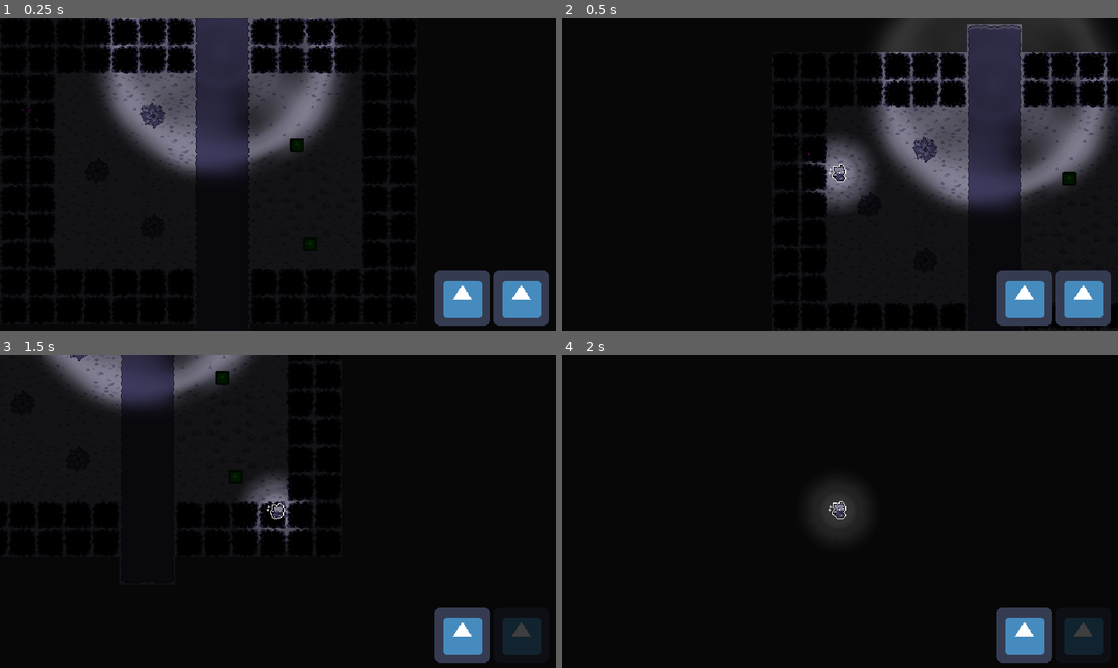
Above: before the commit, frames 1-4 (two rows, left to right).
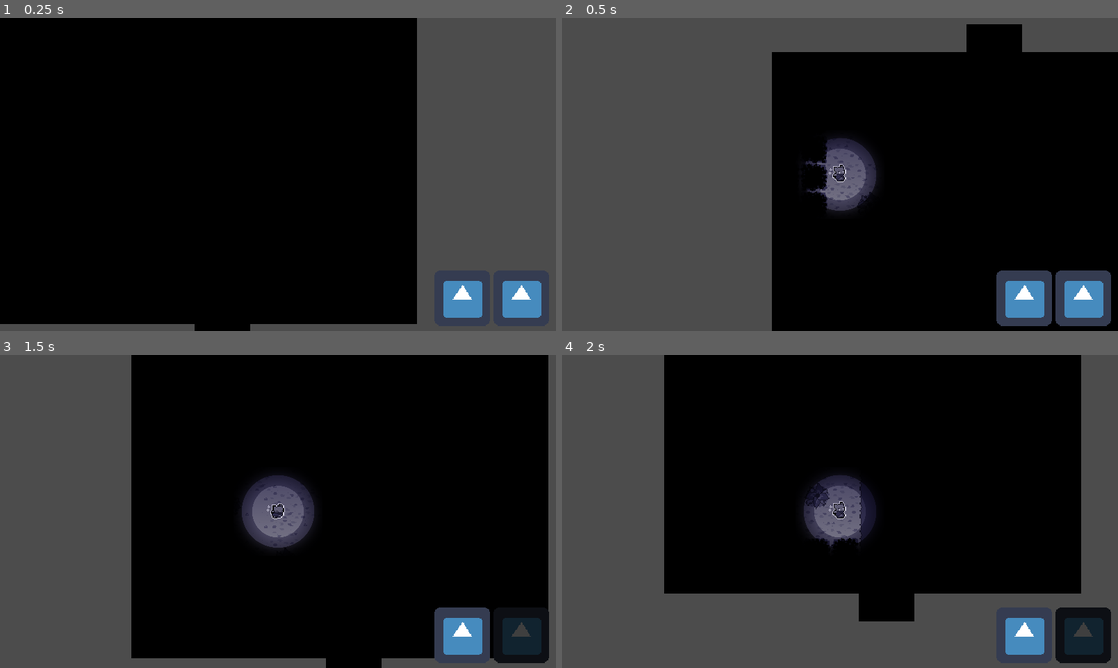
Above: after the commit, the same moments.

Repository: MNchino/LD2022
Game: Godot game, scene res://Playspace.tscn
Same seed, same stepped clock (60 frames per second), same inputs: the game is played once before the commit and once after it. The engine's default icon, where the game draws it, is replaced by a stand-in: a white triangle on a blue panel in a dark square.
Inputs (mouse positions are in pixels of both pictures, inside the frame that each line leads up to):
- Up to frame 1 (0.25 s): no input
- Up to frame 2 (0.5 s): no input
- Up to frame 3 (1.5 s): move the mouse to (400, 495) at 0.52 s; press the mouse at (400, 495) at 0.53 s; hold D (game_right) 0.53-1.28 s; move the mouse to (166, 527) at 1.27 s; release the mouse at (166, 527) at 1.28 s; hold S (game_down) from 1.28 s (still down); tap Shift (game_dash) at 1.35 s
- Up to frame 4 (2 s): keep holding S (game_down)

The runs differ from the first frame. In frame 1, 39% of the frame differs, in the area x 0-100%, y 0-100%; in frame 2, 61%; in frame 3, 31%; in frame 4, 40%.

Commit message:
player balancing

Diff:
--- a/The Entity/Level/Glowberry/Glowberry.gd
+++ b/The Entity/Level/Glowberry/Glowberry.gd
@@ -9,6 +9,8 @@
 
 	active = true
 	$AnimationPlayer.play("LightUp")
+	$Light2D.visible = true
+	$AnimatedSprite.animation = "On"
 
 func _on_LightHurtbox_area_entered(area):
 	activate()
--- a/The Entity/Level/Glowberry/Glowberry.tscn
+++ b/The Entity/Level/Glowberry/Glowberry.tscn
@@ -1,8 +1,8 @@
 [gd_scene load_steps=7 format=2]
 
 [ext_resource path="res://Level/Glowberry/Glowberry.gd" type="Script" id=1]
-[ext_resource path="res://icon.png" type="Texture" id=2]
-[ext_resource path="res://testlight2.png" type="Texture" id=3]
+[ext_resource path="res://Sprite/Glowberry/GlowberrySprite.tscn" type="PackedScene" id=2]
+[ext_resource path="res://Sprite/Particles/LightPart.png" type="Texture" id=3]
 
 [sub_resource type="CircleShape2D" id=1]
 
@@ -18,7 +18,7 @@
 "times": PoolRealArray( 0, 1 ),
 "transitions": PoolRealArray( 0.267943, 0.241484 ),
 "update": 0,
-"values": [ 0.01, 0.25 ]
+"values": [ 0.01, 0.1 ]
 }
 
 [sub_resource type="Animation" id=3]
@@ -53,13 +53,12 @@
 [node name="CollisionShape2D" type="CollisionShape2D" parent="ParryHurtbox"]
 shape = SubResource( 1 )
 
-[node name="Sprite" type="Sprite" parent="."]
-modulate = Color( 0.14902, 1, 0, 1 )
-light_mask = 0
-scale = Vector2( 0.25, 0.25 )
-texture = ExtResource( 2 )
+[node name="AnimatedSprite" parent="." instance=ExtResource( 2 )]
+position = Vector2( 0, 13 )
+playing = true
 
 [node name="Light2D" type="Light2D" parent="."]
+visible = false
 texture = ExtResource( 3 )
 texture_scale = 0.01
 
--- a/The Entity/Player/Lighterang/LightParticle.tscn
+++ b/The Entity/Player/Lighterang/LightParticle.tscn
@@ -1,6 +1,6 @@
 [gd_scene load_steps=3 format=2]
 
-[ext_resource path="res://testlight2.png" type="Texture" id=1]
+[ext_resource path="res://Sprite/Particles/LightPart.png" type="Texture" id=1]
 [ext_resource path="res://Player/Lighterang/LightParticle.gd" type="Script" id=2]
 
 [node name="LightParticle" type="Node2D"]
--- a/The Entity/Player/Lighterang/Lighterang.gd
+++ b/The Entity/Player/Lighterang/Lighterang.gd
@@ -1,7 +1,7 @@
 extends Area2D
 
 var particle_template = preload("res://Player/Lighterang/LightParticle.tscn")
-var rotation_speed = 270 # degrees per second
+var rotation_speed = 270*7 # degrees per second
 # Declare member variables here. Examples:
 # var a = 2
 # var b = "text"
--- a/The Entity/Player/Lighterang/Lighterang.tscn
+++ b/The Entity/Player/Lighterang/Lighterang.tscn
@@ -1,7 +1,7 @@
 [gd_scene load_steps=5 format=2]
 
-[ext_resource path="res://icon.png" type="Texture" id=1]
-[ext_resource path="res://test_light.png" type="Texture" id=2]
+[ext_resource path="res://Sprite/Lighterang/Lighterang.png" type="Texture" id=1]
+[ext_resource path="res://Sprite/Particles/LightPart.png" type="Texture" id=2]
 [ext_resource path="res://Player/Lighterang/Lighterang.gd" type="Script" id=3]
 
 [sub_resource type="CircleShape2D" id=1]
@@ -13,12 +13,11 @@
 script = ExtResource( 3 )
 
 [node name="Light2D" type="Light2D" parent="."]
-scale = Vector2( 0.5, 0.5 )
+scale = Vector2( 1.75, 1.75 )
 texture = ExtResource( 2 )
 texture_scale = 0.3
 
 [node name="Sprite" type="Sprite" parent="."]
-scale = Vector2( 0.5, 0.5 )
 texture = ExtResource( 1 )
 
 [node name="ParticleSpawnTimer" type="Timer" parent="."]
--- a/The Entity/Player/Lighterang/LighterangThrower.gd
+++ b/The Entity/Player/Lighterang/LighterangThrower.gd
@@ -3,8 +3,10 @@
 var moving_to_player = false
 export var lerp_to_player : float = 0
 var can_home_player : bool = true
+var playback_speed = 2.5
 
 func _ready():
+	$AnimationPlayer.playback_speed = playback_speed
 	$AnimationPlayer.play("Throw")
 	GameState.connect("player_died", self, "stop_player_follow")
 	GameState.connect("player_won", self, "stop_player_follow")
--- a/The Entity/Player/Lighterang/LighterangThrower.tscn
+++ b/The Entity/Player/Lighterang/LighterangThrower.tscn
@@ -48,7 +48,7 @@
 tracks/0/imported = false
 tracks/0/enabled = true
 tracks/0/keys = {
-"points": PoolRealArray( 0, -0.25, 0, 0.25, 0, 400, -1.1, 1.06519, 1.1, -1.06519 ),
+"points": PoolRealArray( 0, -0.25, 0, 0.25, 0, 150, -1.1, 1.06519, 1.1, -1.06519 ),
 "times": PoolRealArray( 0, 1.5 )
 }
 tracks/1/type = "bezier"
--- a/The Entity/Player/Player.gd
+++ b/The Entity/Player/Player.gd
@@ -7,9 +7,9 @@
 var motion_velocity : Vector2  = Vector2(0,0)
 var motion_accel : float = .4
 var motion_frict : float = .4
-var input_speed : float = 100
-var max_velocity : float = 400
-var dash_speed : float = 3*max_velocity
+var input_speed : float = 10
+var max_velocity : float = 100
+var dash_speed : float = 4*max_velocity
 var knock_back_speed = 600
 var dir : Vector2 = Vector2(1,0)
 var knock_back_dir : Vector2 = Vector2(0,0)
@@ -29,6 +29,7 @@
 	GInput.connect("shoot_pressed", self, "shoot")
 	GInput.connect("dash_pressed", self, "dash")
 	GameState.connect("player_won", self, 'set_win_state')
+	$AnimatedSprite.animation = "WalkDown"
 
 func _physics_process(delta):
 	if is_knocking_back:
@@ -58,20 +59,14 @@
 			motion_velocity.x = clamp(motion_velocity.x, -max_velocity, max_velocity)
 			motion_velocity.y = clamp(motion_velocity.y, -max_velocity, max_velocity)
 
-
 	move_and_slide(motion_velocity)
+	$AnimatedSprite.playing = motion_velocity.length() > 0
 
 func update_sprite_yflip(dir : int):
 	if is_dashing:
-		if dir < 0:
-			$AnimatedSprite.play('DashUp')
-		else:
-			$AnimatedSprite.play('DashDown')
+		$AnimatedSprite.animation = "DashUp" if dir < 0 else "DashDown"
 	else:
-		if dir < 0:
-			$AnimatedSprite.play('WalkUp')
-		else:
-			$AnimatedSprite.play('WalkDown')
+		$AnimatedSprite.animation = "WalkUp" if dir < 0 else "WalkDown"
 
 func update_sprite_xflip(dir : int):
 	$AnimatedSprite.flip_h = dir < 0
--- a/The Entity/Player/Player.tscn
+++ b/The Entity/Player/Player.tscn
@@ -2,7 +2,7 @@
 
 [ext_resource path="res://Sprite/Player/PlayerSprite.tscn" type="PackedScene" id=1]
 [ext_resource path="res://Player/Player.gd" type="Script" id=2]
-[ext_resource path="res://testlight2.png" type="Texture" id=3]
+[ext_resource path="res://Sprite/Particles/LightPart.png" type="Texture" id=3]
 
 [sub_resource type="CircleShape2D" id=1]
 radius = 8.0
@@ -18,7 +18,7 @@
 current = true
 
 [node name="Light2D" type="Light2D" parent="."]
-scale = Vector2( 0.1, 0.1 )
+scale = Vector2( 0.2, 0.2 )
 texture = ExtResource( 3 )
 
 [node name="DashTime" type="Timer" parent="."]
--- a/The Entity/Playspace.tscn
+++ b/The Entity/Playspace.tscn
@@ -1,8 +1,7 @@
-[gd_scene load_steps=8 format=2]
+[gd_scene load_steps=7 format=2]
 
 [ext_resource path="res://PlayerSpawnpoint/PlayerSpawnpoint.tscn" type="PackedScene" id=1]
-[ext_resource path="res://test_light.png" type="Texture" id=2]
-[ext_resource path="res://Entity/Entity.tscn" type="PackedScene" id=3]
+[ext_resource path="res://Sprite/Particles/LightPart.png" type="Texture" id=2]
 [ext_resource path="res://Level/LevelGeometry/LevelGeometry.tscn" type="PackedScene" id=4]
 [ext_resource path="res://UI/DeathGUI.tscn" type="PackedScene" id=5]
 [ext_resource path="res://UI/WinGUI.tscn" type="PackedScene" id=6]
@@ -11,6 +10,7 @@
 [node name="Playspace" type="Node2D"]
 
 [node name="Polygon2D" type="Polygon2D" parent="."]
+visible = false
 color = Color( 0.192157, 0.192157, 0.192157, 1 )
 polygon = PoolVector2Array( 1621, 257, 943, -408, -456, -293, -675, 620, 649, 1047, 1802, 893 )
 __meta__ = {
@@ -18,18 +18,16 @@
 }
 
 [node name="CanvasModulate" type="CanvasModulate" parent="."]
-color = Color( 0.160784, 0.160784, 0.160784, 1 )
+color = Color( 0, 0, 0, 1 )
 __meta__ = {
 "_edit_lock_": true
 }
 
 [node name="Light2D" type="Light2D" parent="."]
+visible = false
 position = Vector2( 255, 38 )
 scale = Vector2( 0.643555, 0.643555 )
 texture = ExtResource( 2 )
-
-[node name="Entity" parent="." instance=ExtResource( 3 )]
-position = Vector2( 29, 113 )
 
 [node name="PlayerSpawnpoint" parent="." instance=ExtResource( 1 )]
 position = Vector2( 78, 141 )
Binary file changed: The Entity/Sprite/Player/Player.aseprite
